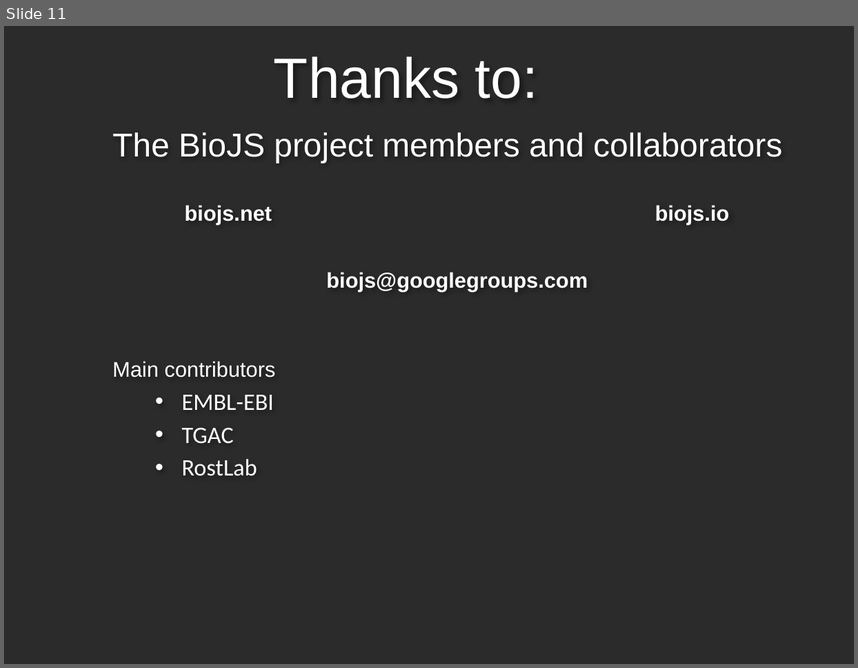
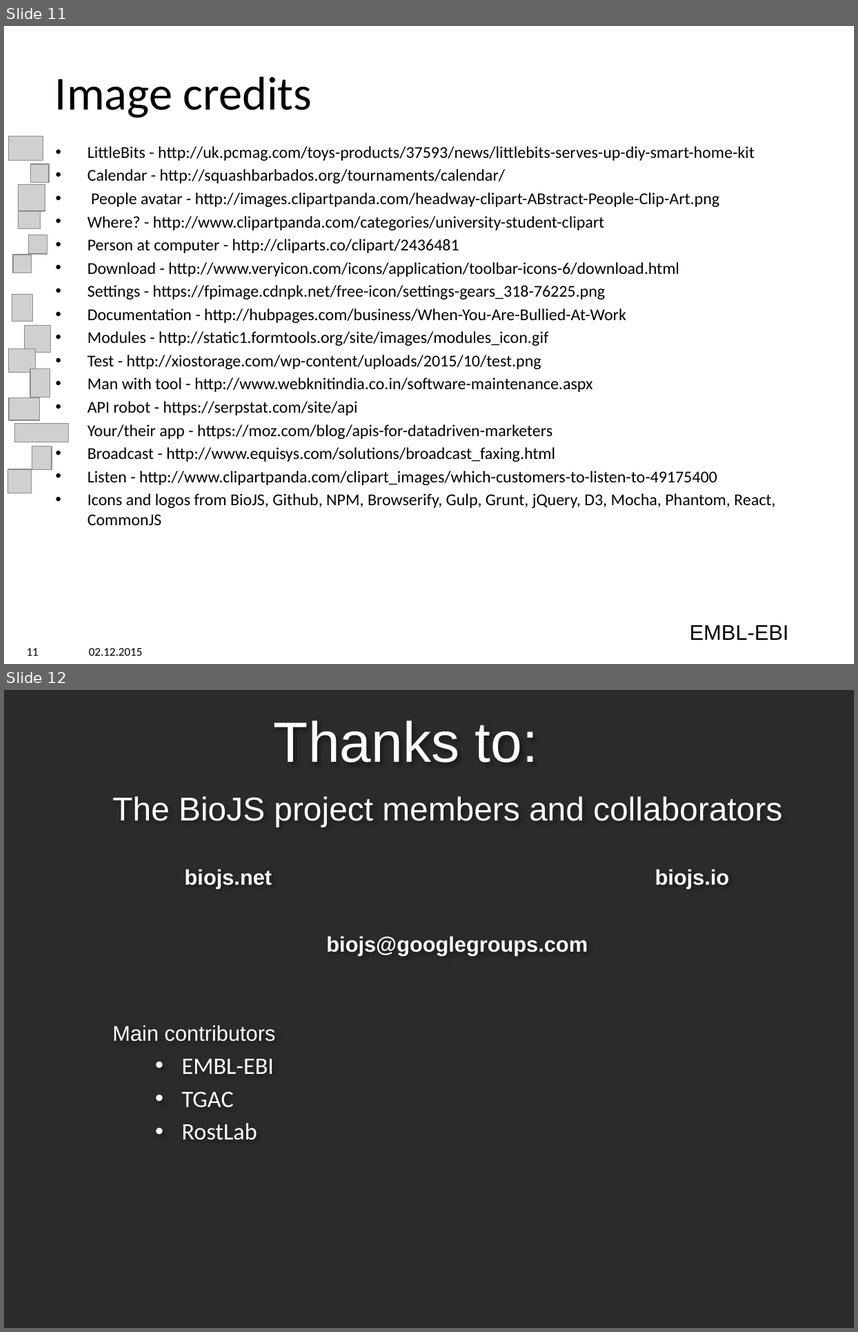
Before and after one commit to ebi-uniprot/ProtVista, a slide deck: hands-on/BioJS_short_Intro.pptx. Shown one above the other, each under a label of ours: slide 11 before the commit, slides 11 and 12 after it. The pictures are 858x668 and 858x1332 pixels, drawn with LibreOffice and Linux fonts; fonts in the diff are those of the drawing; grey boxes stand for pictures; background and template pictures are left out; a plain dark background stands for a picture behind light text. Boxes give left, top, right and bottom in pixels: in the first picture for what was removed or moved away, otherwise in the second. Text is boxed around its words. In the diff, an @@ line names an element or a change of style, - is before the commit and + after.

Commit message:
Add credits.

```diff
--- a/hands-on/BioJS_short_Intro.pptx
+++ b/hands-on/BioJS_short_Intro.pptx
@@ slide 11 added at <box>4,26,854,664</box>, background #FFFFFF @@
@@ title added at <box>55,76,312,118</box>, 40 pt, text #000000 @@
+Image credits
@@ picture added at <box>8,136,43,161</box> @@
@@ text added at <box>87,146,775,525</box>, 14 pt, text #000000 @@
+• LittleBits - http://uk.pcmag.com/toys-products/37593/news/littlebits-serves-up-diy-smart-home-kit
+• Calendar - http://squashbarbados.org/tournaments/calendar/
+• People avatar - http://images.clipartpanda.com/headway-clipart-ABstract-People-Clip-Art.png
+• Where? - http://www.clipartpanda.com/categories/university-student-clipart
+• Person at computer - http://cliparts.co/clipart/2436481
+• Download - http://www.veryicon.com/icons/application/toolbar-icons-6/download.html
+• Settings - https://fpimage.cdnpk.net/free-icon/settings-gears_318-76225.png
+• Documentation - http://hubpages.com/business/When-You-Are-Bullied-At-Work
+• Modules - http://static1.formtools.org/site/images/modules_icon.gif
+• Test - http://xiostorage.com/wp-content/uploads/2015/10/test.png
+• Man with tool - http://www.webknitindia.co.in/software-maintenance.aspx
+• API robot - https://serpstat.com/site/api
+• Your/their app - https://moz.com/blog/apis-for-datadriven-marketers
+• Broadcast - http://www.equisys.com/solutions/broadcast_faxing.html
+• Listen - http://www.clipartpanda.com/clipart_images/which-customers-to-listen-to-49175400
+• Icons and logos from BioJS, Github, NPM, Browserify, Gulp, Grunt, jQuery, D3, Mocha, Phantom, React, CommonJS
@@ picture added at <box>30,164,49,183</box> @@
@@ picture added at <box>18,184,45,210</box> @@
@@ picture added at <box>18,212,41,229</box> @@
@@ picture added at <box>29,234,48,254</box> @@
@@ picture added at <box>14,254,32,274</box> @@
@@ picture added at <box>12,294,33,321</box> @@
@@ picture added at <box>25,325,51,352</box> @@
@@ picture added at <box>9,349,36,373</box> @@
@@ picture added at <box>30,368,50,397</box> @@
@@ picture added at <box>9,397,41,421</box> @@
@@ picture added at <box>15,423,69,441</box> @@
@@ picture added at <box>32,446,52,469</box> @@
@@ picture added at <box>8,469,31,492</box> @@
@@ text added at <box>690,624,789,639</box>, 18 pt, text #000000 @@
+EMBL-EBI
@@ page number added at <box>27,648,38,655</box>, 10 pt, text #000000 @@
+11
@@ text added at <box>89,648,143,655</box>, 10 pt, text #000000 @@
+02.12.2015
@@ what was slide 11 is now slide 12 @@
```
Also in this commit, not shown: 9 slides changed, 1 other file.
